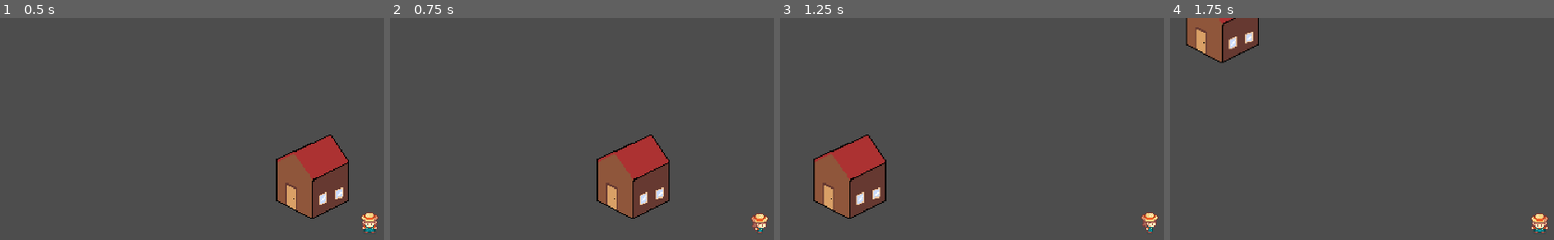
Above: before the commit, frames 1-4 (left to right).
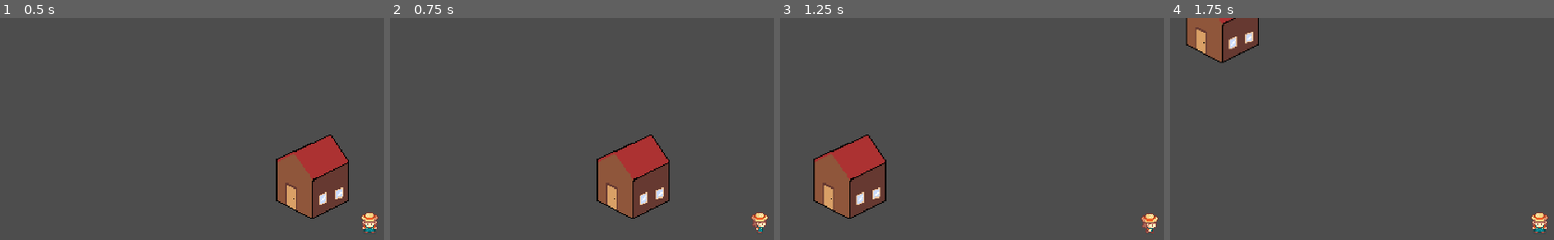
Above: after the commit, the same moments.

Repository: PatCrane/farming-game-demo
Game: Godot game, scene res://scenes/level/game.tscn
Same seed, same stepped clock (60 frames per second), same inputs: the game is played once before the commit and once after it.
Inputs:
- Up to frame 1 (0.5 s): no input
- Up to frame 2 (0.75 s): tap Enter at 0.5 s; hold D (right) from 0.53 s (still down)
- Up to frame 3 (1.25 s): keep holding D (right)
- Up to frame 4 (1.75 s): release D (right) at 1.28 s; hold S (down) from 1.28 s (still down)

Frame 1 is identical in both runs. In frame 2, 0.2% of the frame differs, in the area x 93-99%, y 87-97%; in frame 3, 0.2%; in frame 4, 0.2%.

Commit message:
player movement animations

Diff:
--- a/scenes/player/player.gd
+++ b/scenes/player/player.gd
@@ -1,4 +1,6 @@
 extends CharacterBody2D
+
+@onready var move_state_machine: AnimationNodeStateMachinePlayback = $AnimationTree.get("parameters/MoveStateMachine/playback")
 
 var direction: Vector2
 var speed := 300
@@ -12,7 +14,12 @@
 func get_input():
 	direction = Input.get_vector("left", "right", "up", "down")
 
+
 func animation():
 	if direction:
+		move_state_machine.travel('move')
 		var target_vector: Vector2 = Vector2(round(direction.x), round(direction.y))
+		$AnimationTree.set("parameters/MoveStateMachine/move/blend_position", target_vector)
 		$AnimationTree.set("parameters/MoveStateMachine/idle/blend_position", target_vector)
+	else:
+		move_state_machine.travel('idle')
--- a/scenes/player/player.tscn
+++ b/scenes/player/player.tscn
@@ -686,14 +686,67 @@
 blend_point_8/node = SubResource("AnimationNodeAnimation_h17s1")
 blend_point_8/pos = Vector2(0, 0)
 
+[sub_resource type="AnimationNodeAnimation" id="AnimationNodeAnimation_je7p5"]
+animation = &"move_right"
+
+[sub_resource type="AnimationNodeAnimation" id="AnimationNodeAnimation_fm80t"]
+animation = &"move_right"
+
+[sub_resource type="AnimationNodeAnimation" id="AnimationNodeAnimation_gx1jg"]
+animation = &"move_right"
+
+[sub_resource type="AnimationNodeAnimation" id="AnimationNodeAnimation_ugbui"]
+animation = &"move_left"
+
+[sub_resource type="AnimationNodeAnimation" id="AnimationNodeAnimation_fcs02"]
+animation = &"move_left"
+
+[sub_resource type="AnimationNodeAnimation" id="AnimationNodeAnimation_myrg7"]
+animation = &"move_left"
+
+[sub_resource type="AnimationNodeAnimation" id="AnimationNodeAnimation_kvlxm"]
+animation = &"move_down"
+
+[sub_resource type="AnimationNodeAnimation" id="AnimationNodeAnimation_uf5tr"]
+animation = &"move_up"
+
+[sub_resource type="AnimationNodeAnimation" id="AnimationNodeAnimation_lgqa7"]
+animation = &"move_down"
+
+[sub_resource type="AnimationNodeBlendSpace2D" id="AnimationNodeBlendSpace2D_8ydkj"]
+blend_point_0/node = SubResource("AnimationNodeAnimation_je7p5")
+blend_point_0/pos = Vector2(1, 0)
+blend_point_1/node = SubResource("AnimationNodeAnimation_fm80t")
+blend_point_1/pos = Vector2(1, 1)
+blend_point_2/node = SubResource("AnimationNodeAnimation_gx1jg")
+blend_point_2/pos = Vector2(1, -1)
+blend_point_3/node = SubResource("AnimationNodeAnimation_ugbui")
+blend_point_3/pos = Vector2(-1, 0)
+blend_point_4/node = SubResource("AnimationNodeAnimation_fcs02")
+blend_point_4/pos = Vector2(-1, 1)
+blend_point_5/node = SubResource("AnimationNodeAnimation_myrg7")
+blend_point_5/pos = Vector2(-1, -1)
+blend_point_6/node = SubResource("AnimationNodeAnimation_kvlxm")
+blend_point_6/pos = Vector2(0, 1)
+blend_point_7/node = SubResource("AnimationNodeAnimation_uf5tr")
+blend_point_7/pos = Vector2(0, -1)
+blend_point_8/node = SubResource("AnimationNodeAnimation_lgqa7")
+blend_point_8/pos = Vector2(0, 0)
+
 [sub_resource type="AnimationNodeStateMachineTransition" id="AnimationNodeStateMachineTransition_0owmy"]
 advance_mode = 2
+
+[sub_resource type="AnimationNodeStateMachineTransition" id="AnimationNodeStateMachineTransition_3j4b4"]
+
+[sub_resource type="AnimationNodeStateMachineTransition" id="AnimationNodeStateMachineTransition_yj68g"]
 
 [sub_resource type="AnimationNodeStateMachine" id="AnimationNodeStateMachine_lvxji"]
 states/Start/position = Vector2(214, 100)
 states/idle/node = SubResource("AnimationNodeBlendSpace2D_75vfm")
 states/idle/position = Vector2(413, 94)
-transitions = ["Start", "idle", SubResource("AnimationNodeStateMachineTransition_0owmy")]
+states/move/node = SubResource("AnimationNodeBlendSpace2D_8ydkj")
+states/move/position = Vector2(635, 105)
+transitions = ["Start", "idle", SubResource("AnimationNodeStateMachineTransition_0owmy"), "idle", "move", SubResource("AnimationNodeStateMachineTransition_3j4b4"), "move", "idle", SubResource("AnimationNodeStateMachineTransition_yj68g")]
 
 [sub_resource type="AnimationNodeAnimation" id="AnimationNodeAnimation_yewv4"]
 animation = &"axe_left"
@@ -894,6 +947,7 @@
 parameters/ToolStateMachine/hoe/blend_position = Vector2(-0.536646, -0.652174)
 parameters/ToolStateMachine/water/blend_position = Vector2(0, 0)
 parameters/MoveStateMachine/idle/blend_position = Vector2(0, 0)
+parameters/MoveStateMachine/move/blend_position = Vector2(0, 0)
 
 [node name="Camera2D" type="Camera2D" parent="."]
 zoom = Vector2(3, 3)
Not shown: 1 places in scenes/player/player.tscn that only renumber resources
